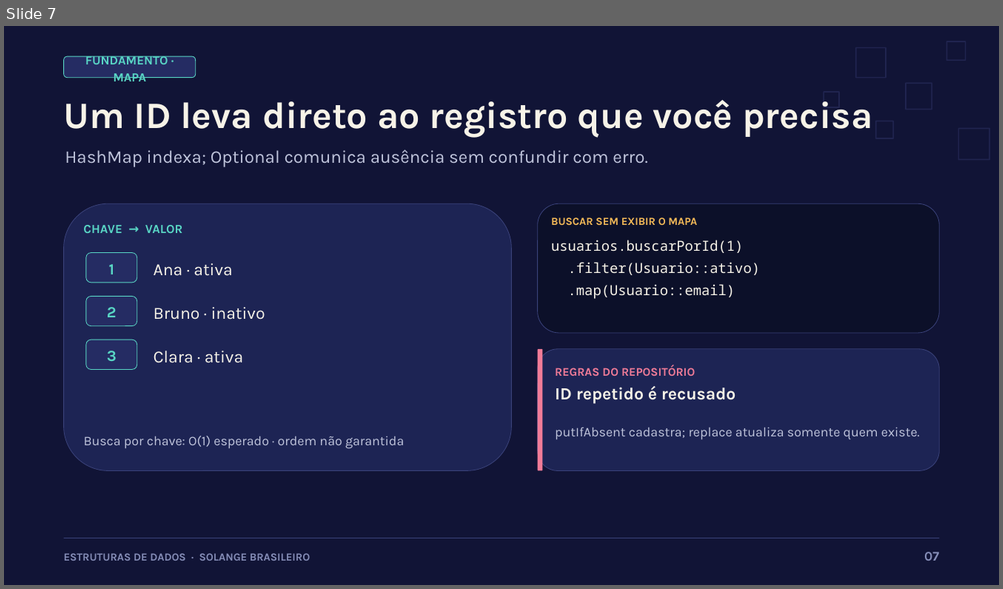
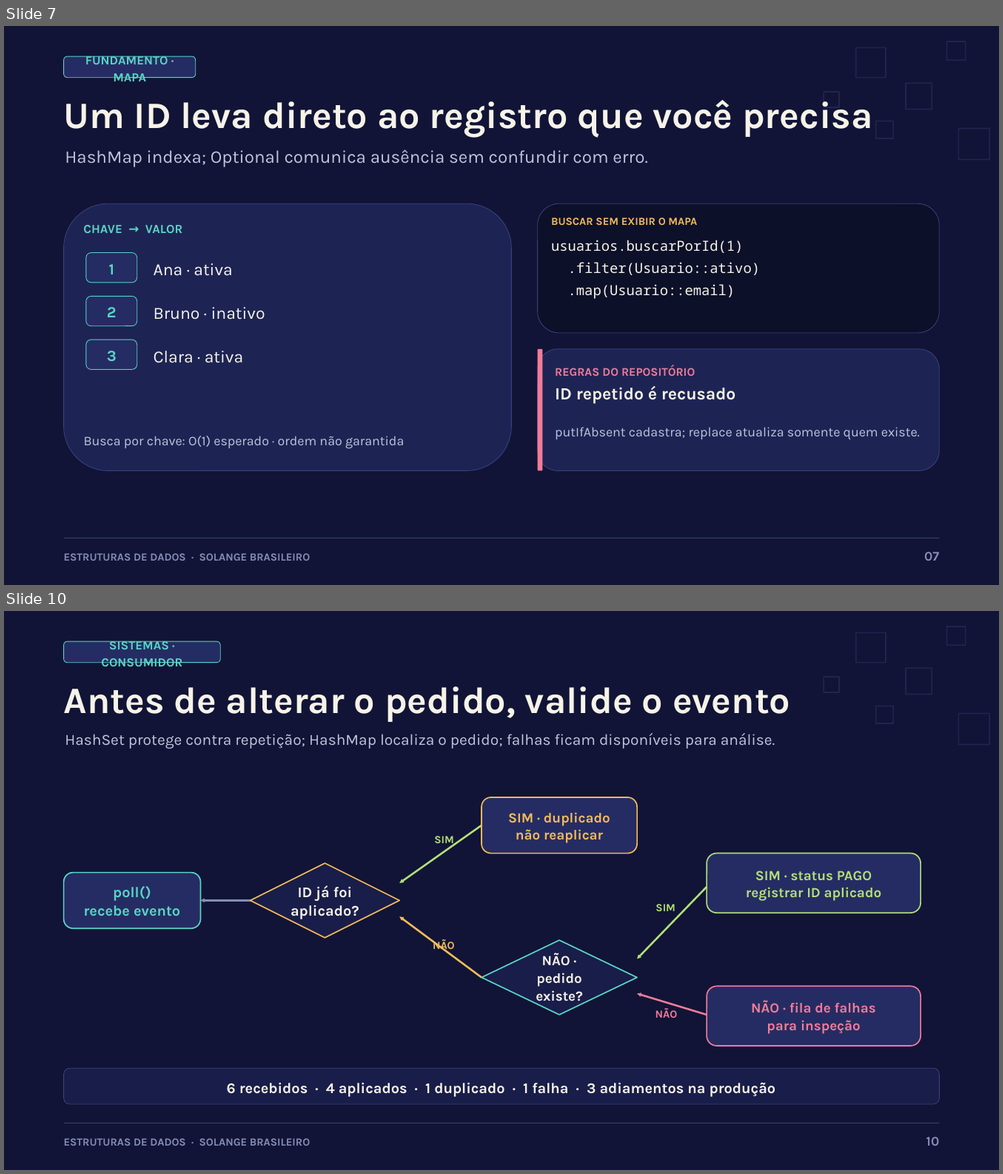
Before and after one commit to neto009/IFTM---Estrutura-de-dados, a slide deck: docs/apresentacao-minicurso-estruturas.pptx. Shown one above the other, each under a label of ours: slide 7 before the commit, slides 7 and 10 after it; the slides between them are not shown. The pictures are 1003x589 and 1003x1174 pixels, drawn with LibreOffice and Linux fonts; fonts in the diff are those of the drawing. Boxes give left, top, right and bottom in pixels: in the first picture for what was removed or moved away, otherwise in the second. Text is boxed around its words. In the diff, an @@ line names an element or a change of style, - is before the commit and + after.

```diff
--- a/docs/apresentacao-minicurso-estruturas.pptx
+++ b/docs/apresentacao-minicurso-estruturas.pptx
@@ slide 10 added at [4,611,999,1170], background #FFFFFF @@
@@ rectangle added at [4,611,999,1170], fill #111436 @@
@@ rectangle added at [856,632,886,663], outline #3A427A 1.2 pt @@
@@ rectangle added at [946,627,965,645], outline #3A427A 1.2 pt @@
@@ rounded rectangle added at [64,641,220,663], fill #252C63, outline #59D6C5 0.6 pt @@
@@ text added at [101,638,182,670], 12 pt, text #59D6C5, bold @@
+SISTEMAS · CONSUMIDOR
@@ rectangle added at [823,677,839,692], outline #3A427A 1.2 pt @@
@@ rectangle added at [905,669,931,695], outline #3A427A 1.2 pt @@
@@ text added at [64,686,790,722], 36 pt, text #F7F3E8, bold @@
+Antes de alterar o pedido, valide o evento
@@ rectangle added at [876,706,893,723], outline #3A427A 1.2 pt @@
@@ rectangle added at [959,714,990,745], outline #3A427A 1.2 pt @@
@@ text added at [65,733,774,749], 15 pt, text #C0C5DC @@
+HashSet protege contra repetição; HashMap localiza o pedido; falhas ficam disponíveis para análise.
@@ rounded rectangle added at [481,797,637,854], fill #252C63, outline #F4BA58 1.2 pt, 13.5 pt, text #F4BA58, bold @@
+SIM · duplicado
+não reaplicar
@@ arrow added from (481, 826) to (399, 883), #B2DF78 1.8 pt @@
@@ text added at [434,836,454,846], 10.5 pt, text #B2DF78, bold @@
+SIM
@@ rounded rectangle added at [707,854,921,913], fill #252C63, outline #B2DF78 1.2 pt, 13.5 pt, text #B2DF78, bold @@
+SIM · status PAGO
+registrar ID aplicado
@@ rounded rectangle added at [64,873,200,929], fill #252C63, outline #59D6C5 1.2 pt, 14.2 pt, text #59D6C5, bold @@
+poll()
+recebe evento
@@ diamond added at [250,863,399,938], fill #191D49, outline #F4BA58 1.2 pt, 14.2 pt, text #F7F3E8, bold @@
+ID já foi
+aplicado?
@@ arrow added from (707, 887) to (637, 960), #B2DF78 1.8 pt @@
@@ arrow added from (250, 900) to (200, 900), #858DB7 1.8 pt @@
@@ arrow added from (481, 978) to (399, 917), #F4BA58 1.8 pt @@
@@ text added at [655,904,675,911], 10.5 pt, text #B2DF78, bold @@
+SIM
@@ text added at [432,940,455,952], 10.5 pt, text #F4BA58, bold @@
+NÃO
@@ diamond added at [481,941,637,1015], fill #191D49, outline #59D6C5 1.2 pt, 13.5 pt, text #F7F3E8, bold @@
+NÃO · pedido
+existe?
@@ rounded rectangle added at [707,986,921,1046], fill #252C63, outline #F17C98 1.2 pt, 13.5 pt, text #F17C98, bold @@
+NÃO · fila de falhas
+para inspeção
@@ arrow added from (707, 1015) to (637, 994), #F17C98 1.8 pt @@
@@ text added at [655,1008,677,1018], 10.5 pt, text #F17C98, bold @@
+NÃO
@@ rounded rectangle added at [64,1068,939,1104], fill #191D49, outline #3A427A 0.6 pt @@
@@ text added at [227,1082,776,1097], 14.2 pt, text #F7F3E8, bold @@
+6 recebidos · 4 aplicados · 1 duplicado · 1 falha · 3 adiamentos na produção
@@ rectangle added at [64,1124,939,1125], fill #3A427A @@
@@ text added at [64,1139,310,1146], 10.5 pt, text #858DB7, bold @@
+ESTRUTURAS DE DADOS · SOLANGE BRASILEIRO
@@ text added at [926,1137,939,1146], 12.8 pt, text #858DB7, bold @@
+10
```
Also in this commit, not shown: 13 slides changed, 3 other slides added, 2 slides removed, 5 other files.
